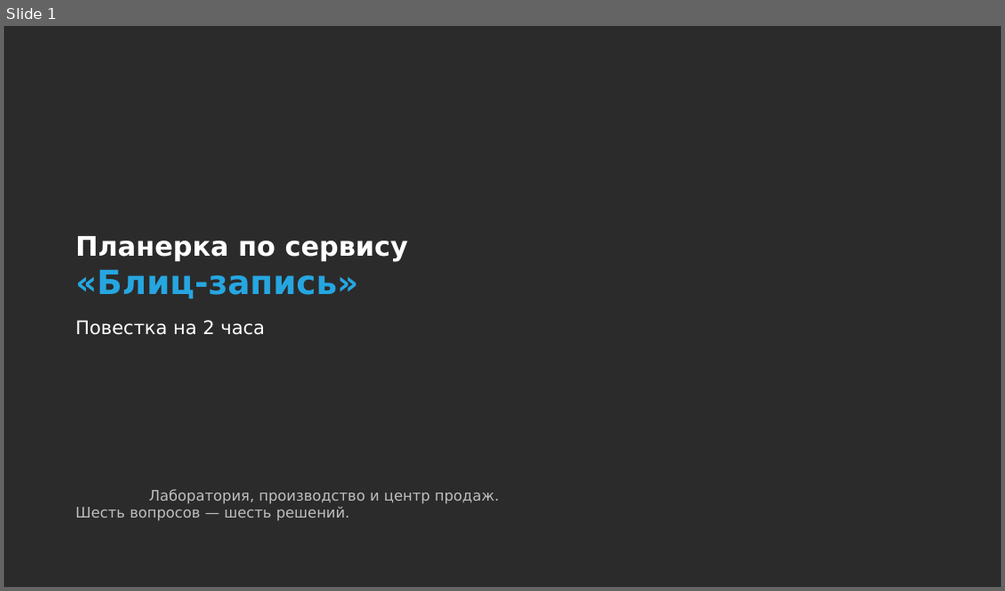
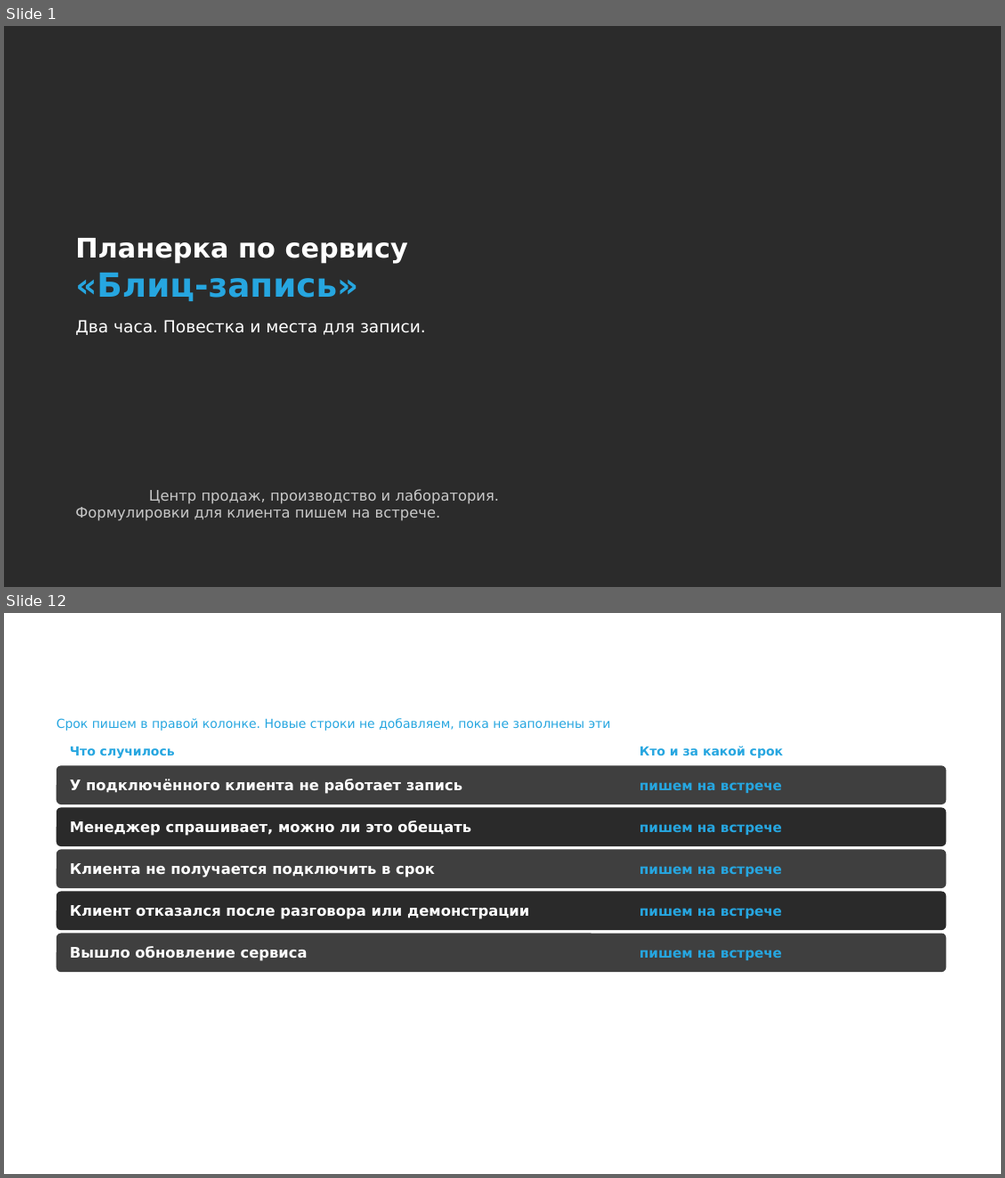
Before and after one commit to daaanilNikonov/for-lisa, a slide deck: presentation/Планерка_Блиц-запись_повестка.pptx. Shown one above the other, each under a label of ours: slide 1 before the commit, slides 1 and 12 after it; the slides between them are not shown. The pictures are 1005x591 and 1005x1178 pixels, drawn with LibreOffice and Linux fonts; fonts in the diff are those of the drawing; background and template pictures are left out; a plain dark background stands for a picture behind light text. Boxes give left, top, right and bottom in pixels: in the first picture for what was removed or moved away, otherwise in the second. Text is boxed around its words. In the diff, an @@ line names an element or a change of style, - is before the commit and + after.

```diff
--- a/presentation/Планерка_Блиц-запись_повестка.pptx
+++ b/presentation/Планерка_Блиц-запись_повестка.pptx
@@ slide 12 added at [4,613,1001,1174], background picture (left out) @@
@@ title added at [77,649,927,730], 24 pt, text #FFFFFF, bold @@
+За сколько отвечаем друг другу
@@ text added at [57,718,611,730], 12 pt, text #26A6E0 @@
+Срок пишем в правой колонке. Новые строки не добавляем, пока не заполнены эти
@@ text added at [70,746,175,758], 12 pt, text #26A6E0, bold @@
+Что случилось
@@ text added at [639,746,783,758], 12 pt, text #26A6E0, bold @@
+Кто и за какой срок
@@ rounded rectangle added at [57,765,947,804], fill #3F3F3F @@
@@ text added at [70,779,462,794], 14 pt, text #FFFFFF, bold @@
+У подключённого клиента не работает запись
@@ text added at [639,782,782,793], 13 pt, text #26A6E0, bold @@
+пишем на встрече
@@ rounded rectangle added at [57,807,947,846], fill #2A2A2A @@
@@ text added at [70,820,471,835], 14 pt, text #FFFFFF, bold @@
+Менеджер спрашивает, можно ли это обещать
@@ text added at [639,824,782,835], 13 pt, text #26A6E0, bold @@
+пишем на встрече
@@ rounded rectangle added at [57,850,947,888], fill #3F3F3F @@
@@ text added at [70,863,435,877], 14 pt, text #FFFFFF, bold @@
+Клиента не получается подключить в срок
@@ text added at [639,866,782,876], 13 pt, text #26A6E0, bold @@
+пишем на встрече
@@ rounded rectangle added at [57,892,947,930], fill #2A2A2A @@
@@ text added at [70,905,529,919], 14 pt, text #FFFFFF, bold @@
+Клиент отказался после разговора или демонстрации
@@ text added at [639,908,782,918], 13 pt, text #26A6E0, bold @@
+пишем на встрече
@@ rounded rectangle added at [57,933,947,972], fill #3F3F3F @@
@@ text added at [70,946,307,961], 14 pt, text #FFFFFF, bold @@
+Вышло обновление сервиса
@@ text added at [639,949,782,960], 13 pt, text #26A6E0, bold @@
+пишем на встрече
@@ slide 1 changed as well @@
@@ title at [75,320,426,335]: text changed; size 18 to 16 pt @@
-Повестка на 2 часа
+Два часа. Повестка и места для записи.
@@ subtitle at [75,489,500,521]: text changed; text colour #BFBFBF to #C8C8C8 @@
-Лаборатория, производство и центр продаж.
-Шесть вопросов — шесть решений.
+Центр продаж, производство и лаборатория.
+Формулировки для клиента пишем на встрече.
```
Also in this commit, not shown: 2 other slides changed, 13 other slides added, 14 slides removed, 1 other file.
